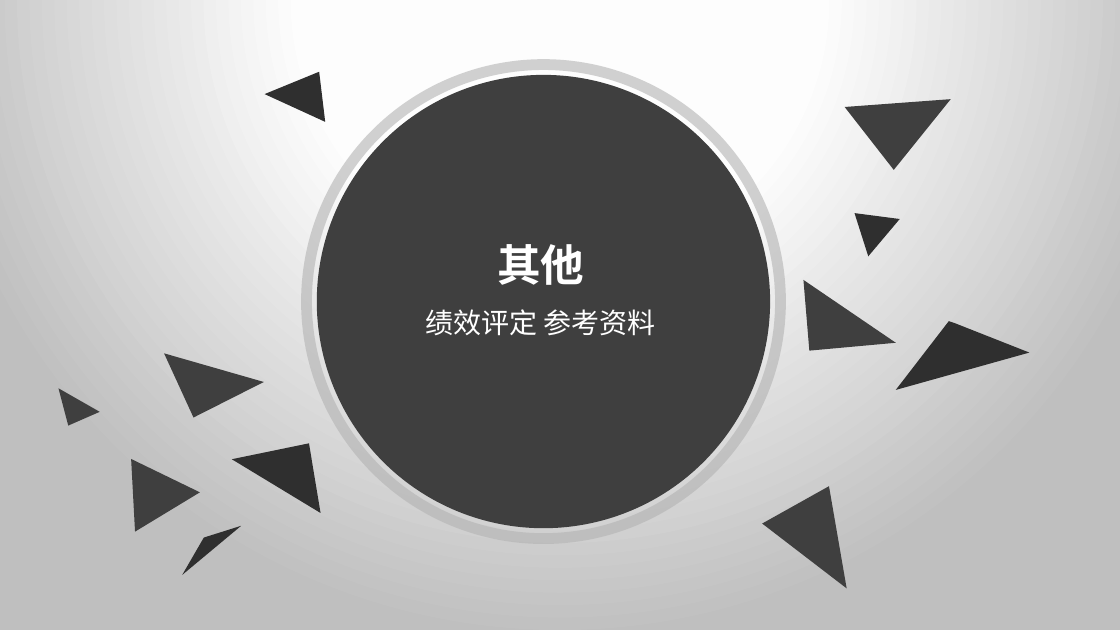
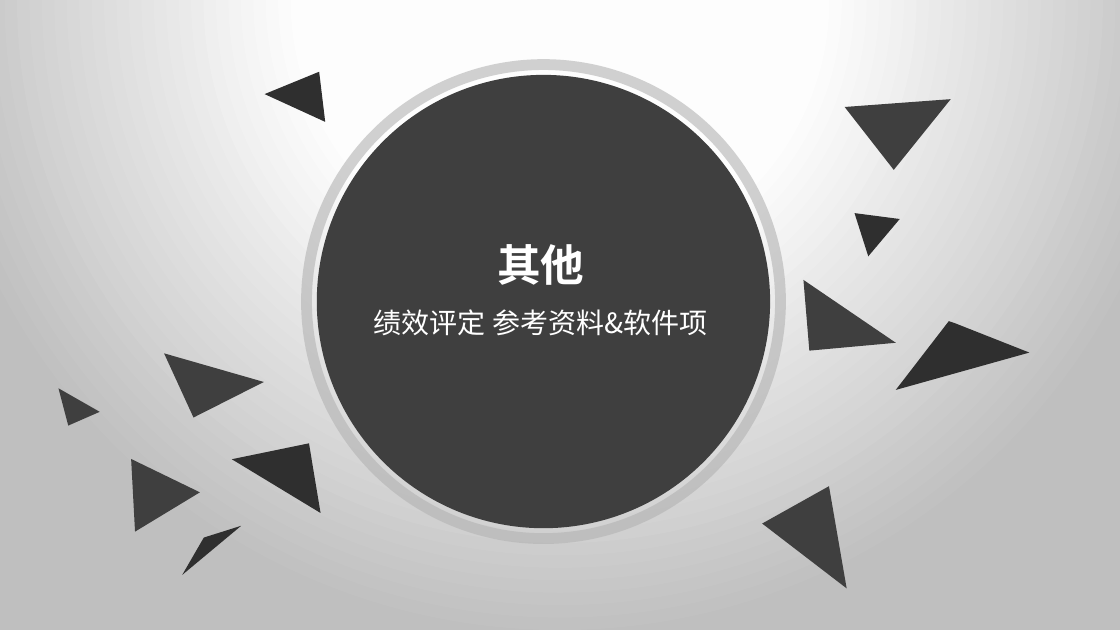
Before and after one commit to SE2020-G02/OurSudoku, a slide deck: slide 74 of SE2020-G02-实现阶段/翻转课堂 7.6白盒测试.pptx (slide 69 before the commit). Drawn at 1120x630 pixels with LibreOffice and Linux fonts; fonts in the diff are those of the drawing. Boxes give left, top, right and bottom in pixels: in the first picture for what was removed or moved away, otherwise in the second. Text is boxed around its words. In the diff, an @@ line names an element or a change of style, - is before the commit and + after.

```diff
--- a/SE2020-G02-实现阶段/翻转课堂 7.6白盒测试.pptx
+++ b/SE2020-G02-实现阶段/翻转课堂 7.6白盒测试.pptx
@@ text at <box>374,309,707,336</box>: text changed @@
-绩效评定 参考资料
+绩效评定 参考资料&软件项
```
Also in this commit, not shown: 20 other slides changed, 6 slides added, 1 slide removed, 2 other files.
